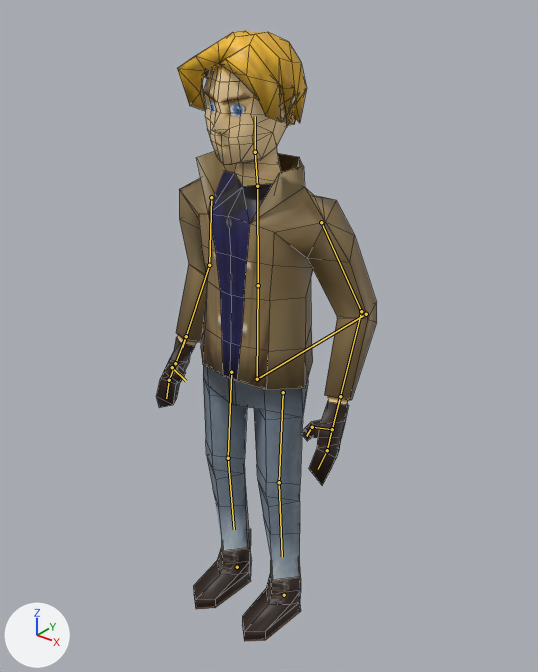
Two versions of the FBX model res/models/gy/gy.fbx, one commit apart.
Both versions are drawn from a camera (50 mm lens) standing at (13.48, -14.76, 17.99) and looking at (1.93, -0.33, 9.04). Arrows for +X, +Y and +Z are at lower left; the lights stay in place. Both versions are drawn at frame 1 of the action 'Armature|Plane.071Action'; the numbers are the values there. The bones that bend it are drawn over the model as lines. Mesh edges are drawn as thin lines.
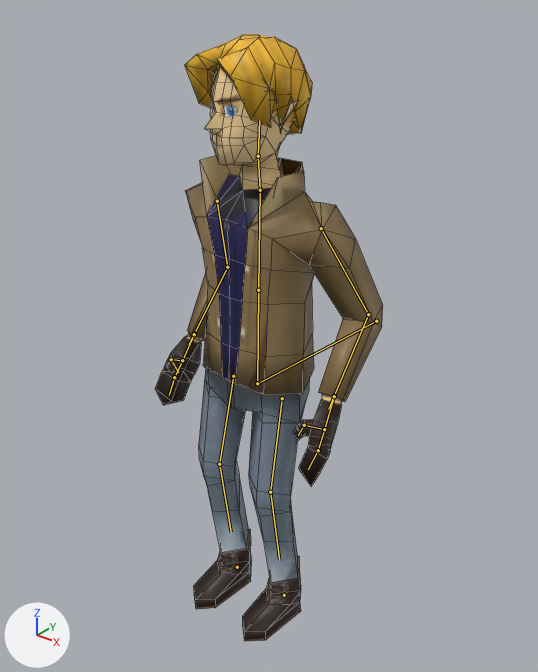
Location of each change, [x1, y1, x2, y2] in pixels of the pictures (538 x 672 px):
'Plane', posed
    before: [156, 30, 377, 642]
    after: [155, 34, 383, 642]
bone 'Root', root to tip
    before: (366, 314) to (255, 380)
    after: (376, 321) to (256, 384)
bone 'chest', root to tip
    before: (258, 285) to (257, 184)
    after: (258, 290) to (260, 189)
bone 'head', root to tip
    before: (255, 152) to (255, 116)
    after: (258, 156) to (259, 120)
bone 'upper_arm.r', root to tip
    before: (211, 197) to (209, 265)
    after: (217, 201) to (227, 267)
bone 'lower_arm.r', root to tip
    before: (209, 265) to (182, 347)
    after: (227, 267) to (189, 344)
bone 'upper_arm.l', root to tip
    before: (321, 222) to (361, 311)
    after: (321, 228) to (368, 314)
bone 'lower_arm.l', root to tip
    before: (361, 311) to (337, 409)
    after: (368, 314) to (328, 409)
bone 'upper_leg.r', root to tip
    before: (231, 372) to (228, 458)
    after: (233, 376) to (219, 464)
bone 'lower_leg.r', root to tip
    before: (228, 458) to (234, 529)
    after: (219, 464) to (231, 532)
bone 'upper_leg.l', root to tip
    before: (283, 392) to (279, 482)
    after: (282, 398) to (270, 492)
bone 'lower_leg.l', root to tip
    before: (279, 482) to (282, 556)
    after: (270, 492) to (279, 560)
bone 'hand_ik.r', root to tip
    before: (186, 336) to (186, 336)
    after: (194, 334) to (195, 334)
bone 'hand_ik.l', root to tip
    before: (340, 396) to (341, 396)
    after: (334, 396) to (334, 396)

Edits to the bpy script that builds the scene:
```text
Change bone_root:
    where bone_root = bpy.data.objects['Armature'].pose.bones['Root']
    bone_root.location: (0.0, 0.0, 0.0) -> (0.16, 0.03, 0.03)
    bone_root.rotation_quaternion: (1.0, 0.0, 0.0, 0.001) -> (0.999, 0.0, 0.0, 0.035)  # degrees (0, 0, 0) -> degrees (0, 0, 4)
Change bone_chest:
    where bone_chest = bpy.data.objects['Armature'].pose.bones['chest']  # child of 'stomach'
    bone_chest.rotation_quaternion: (1.0, 0.0, 0.0, 0.0) -> (1.0, -0.011, 0.0, 0.001)  # degrees (0, 0, 0) -> degrees (-1, 0, 0)
Change bone_head:
    where bone_head = bpy.data.objects['Armature'].pose.bones['head']  # child of 'neck'
    bone_head.rotation_quaternion: (1.0, 0.0, -0.003, 0.0) -> (0.993, -0.015, -0.117, -0.016)  # degrees (0, 0, 0) -> degrees (-2, -13, -2)
Change bone_upper_arm_r:
    where bone_upper_arm_r = bpy.data.objects['Armature'].pose.bones['upper_arm.r']  # child of 'chest'
    bone_upper_arm_r.rotation_quaternion: (0.875, -0.008, -0.321, 0.361) -> (0.88, -0.095, -0.24, 0.399)  # degrees (-17, -34, 50) -> degrees (-23, -20, 53)
Change bone_lower_arm_r:
    where bone_lower_arm_r = bpy.data.objects['Armature'].pose.bones['lower_arm.r']  # child of 'upper_arm.r'
    bone_lower_arm_r.rotation_quaternion: (0.938, 0.34, 0.0, -0.07) -> (0.909, 0.408, 0.0, -0.084)  # degrees (40, 3, -8) -> degrees (48, 4, -9)
Change bone_upper_arm_l:
    where bone_upper_arm_l = bpy.data.objects['Armature'].pose.bones['upper_arm.l']  # child of 'chest'
    bone_upper_arm_l.rotation_quaternion: (0.877, 0.0, 0.319, -0.359) -> (0.871, -0.045, 0.339, -0.352)  # degrees (-16, 34, -49) -> degrees (-23, 34, -51)
Change bone_lower_arm_l:
    where bone_lower_arm_l = bpy.data.objects['Armature'].pose.bones['lower_arm.l']  # child of 'upper_arm.l'
    bone_lower_arm_l.rotation_quaternion: (0.943, 0.327, 0.0, 0.066) -> (0.899, 0.43, 0.0, 0.086)  # degrees (38, -2, 7) -> degrees (51, -4, 9)
Change bone_upper_leg_r:
    where bone_upper_leg_r = bpy.data.objects['Armature'].pose.bones['upper_leg.r']  # child of 'Root'
    bone_upper_leg_r.rotation_quaternion: (1.0, 0.003, 0.002, -0.001) -> (0.998, 0.067, -0.003, -0.012)  # degrees (0, 0, 0) -> degrees (8, 0, -1)
Change bone_lower_leg_r:
    where bone_lower_leg_r = bpy.data.objects['Armature'].pose.bones['lower_leg.r']  # child of 'upper_leg.r'
    bone_lower_leg_r.rotation_quaternion: (1.0, -0.006, 0.0, 0.0) -> (0.994, -0.109, 0.0, 0.01)  # degrees (-1, 0, 0) -> degrees (-13, 0, 1)
Change bone_upper_leg_l:
    where bone_upper_leg_l = bpy.data.objects['Armature'].pose.bones['upper_leg.l']  # child of 'Root'
    bone_upper_leg_l.rotation_quaternion: (1.0, 0.003, -0.001, 0.0) -> (0.998, 0.057, -0.006, 0.001)  # degrees (0, 0, 0) -> degrees (7, -1, 0)
Change bone_lower_leg_l:
    where bone_lower_leg_l = bpy.data.objects['Armature'].pose.bones['lower_leg.l']  # child of 'upper_leg.l'
    bone_lower_leg_l.rotation_quaternion: (1.0, -0.006, 0.0, -0.001) -> (0.994, -0.108, 0.0, -0.01)  # degrees (-1, 0, 0) -> degrees (-12, 0, -1)
Change bone_hand_ik_r:
    where bone_hand_ik_r = bpy.data.objects['Armature'].pose.bones['hand_ik.r']
    bone_hand_ik_r.location: (1.09, -0.08, -0.68) -> (1.14, -0.02, -0.66)
    bone_hand_ik_r.rotation_quaternion: (0.868, -0.208, -0.442, 0.089) -> (0.792, -0.373, -0.473, -0.101)  # degrees (-40, -47, 30) -> degrees (-61, -56, 20)
Change bone_hand_ik_l:
    where bone_hand_ik_l = bpy.data.objects['Armature'].pose.bones['hand_ik.l']
    bone_hand_ik_l.location: (-1.08, -0.09, -0.68) -> (-1.08, -0.19, -0.64)
    bone_hand_ik_l.rotation_quaternion: (0.855, -0.201, 0.468, -0.101) -> (0.843, -0.244, 0.462, -0.124)  # degrees (-42, 49, -34) -> degrees (-49, 46, -39)
```
